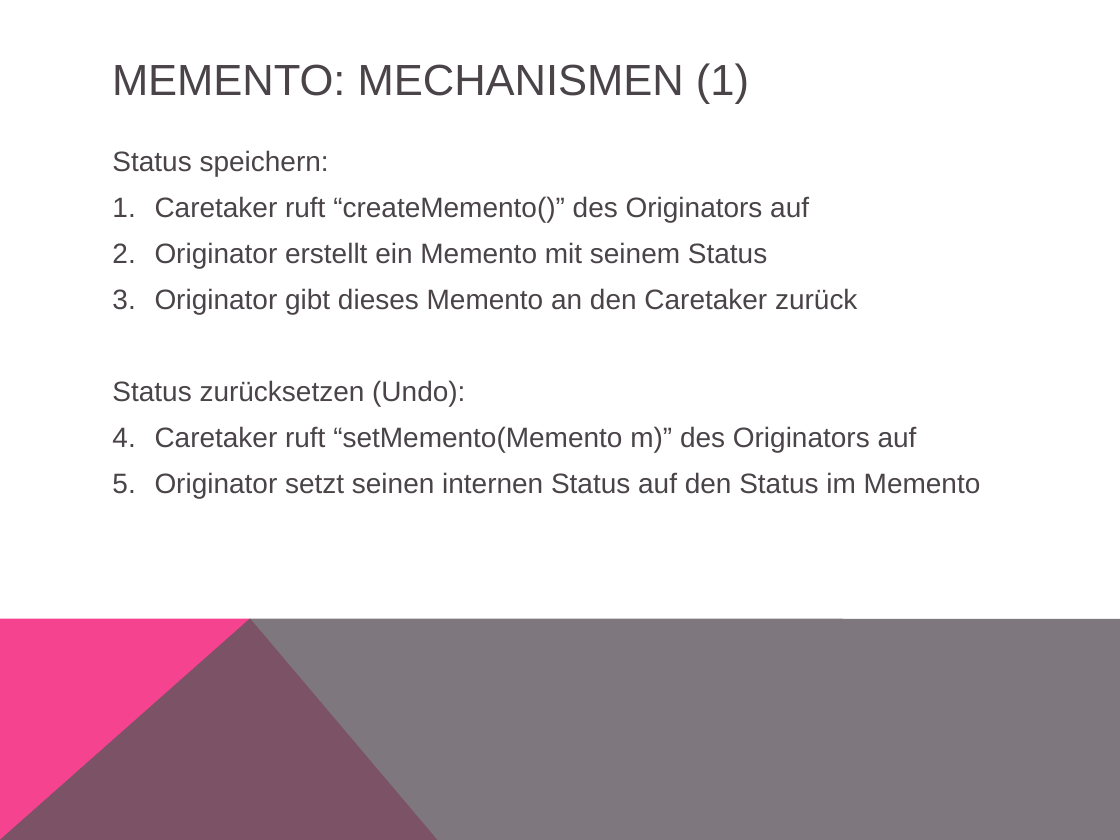
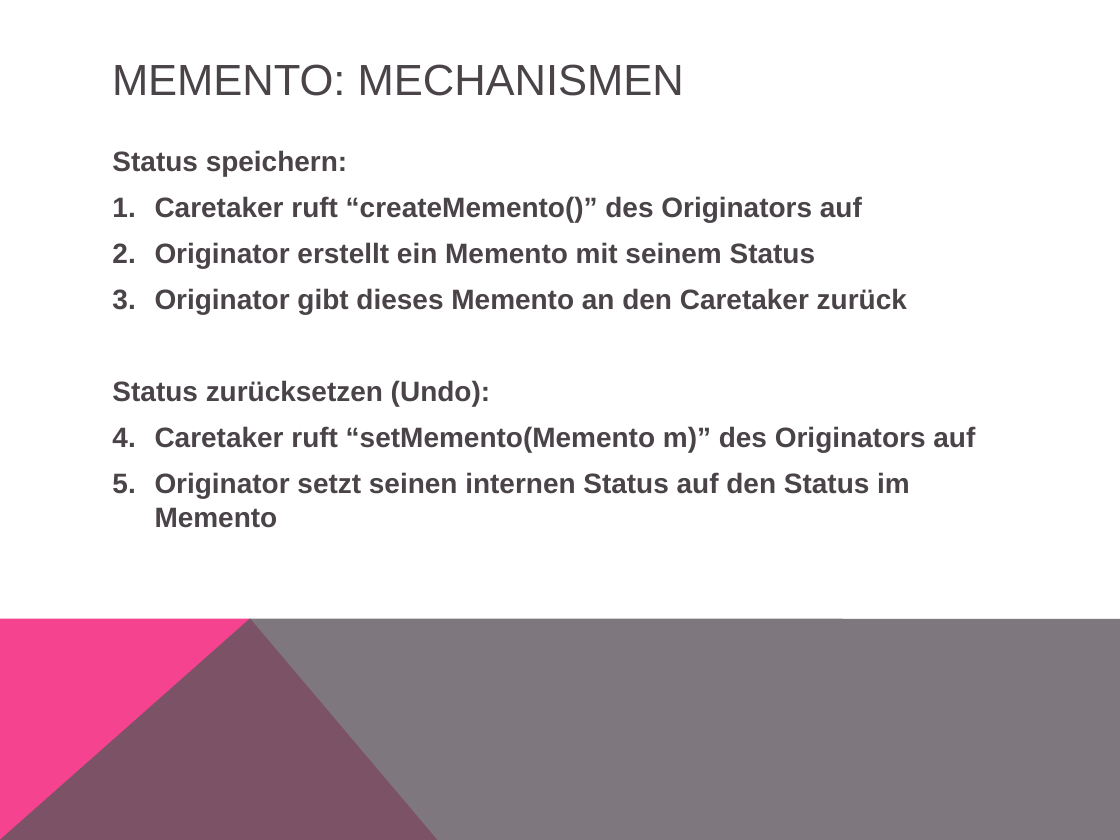
Before and after one commit to simonkrenger/ch.bfh.bti7081.s2013.pink, a slide deck: slide 8 of Project Pink/doc/tasks/task13/Memento Pattern.pptx. Drawn at 1120x840 pixels with LibreOffice and Linux fonts; fonts in the diff are those of the drawing. Boxes give left, top, right and bottom in pixels: in the first picture for what was removed or moved away, otherwise in the second. Text is boxed around its words. In the diff, an @@ line names an element or a change of style, - is before the commit and + after.

Commit message:
Added Memento pattern presentation, slight modification of Session

```diff
--- a/Project Pink/doc/tasks/task13/Memento Pattern.pptx
+++ b/Project Pink/doc/tasks/task13/Memento Pattern.pptx
@@ title at bbox=[112, 64, 684, 96]: text changed @@
-MEMENTO: MECHANISMEN (1)
+MEMENTO: MECHANISMEN
@@ text "Status speichern:" at bbox=[112, 150, 975, 528]: bold on @@
```
Also in this commit, not shown: 4 other slides changed, 1 slide added, 1 other file.
